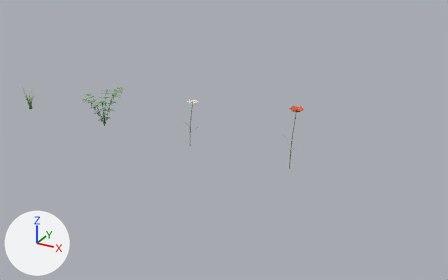
What one commit did to the glTF model src/assets/plants.glb.
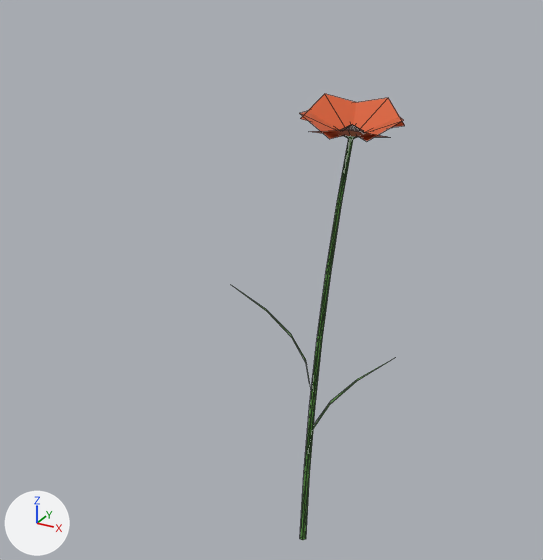
The first picture shows the older version from a 50 mm lens placed at (1.444, -1.339, 0.71), pointed at (0.696, 0.022, 0.029). The close-ups show the older and then the newer version on the part from 55% to 72% of the width and 33% to 61% of the height of that picture. Only the edits that show in the close-ups are written down. Arrows for +X, +Y and +Z are at lower left; the lights stay in place. The close-ups show mesh edges as thin lines. Vertices at exactly the same position are counted once.

Before the edit, the objects in view are built like this:
```python
me_poppy = bpy.data.meshes.new('poppy')
me_poppy.from_pydata(...)  # 83 vertices, 100 faces; spans x -0.026..0.03, y -0.018..0.018, z 0.0..0.169
me_poppy.materials.append(mat_plant)
ob_poppy = bpy.data.objects.new('poppy', me_poppy)
ob_poppy.location = (0.9, 0.0, 0.0)
```
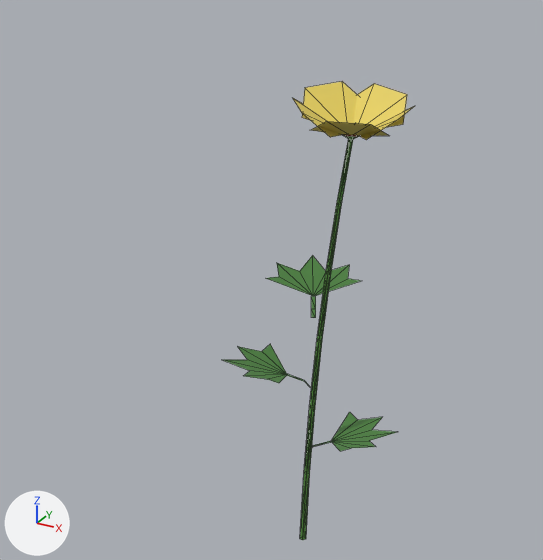
Boxes [x1, y1, x2, y2] around the edits, measured in the close-ups (543 x 560 px; the box of a moved part takes in the faces that stretch with it):
'poppy', reshaped (12% wider): before [237, 94, 405, 540]; after [224, 82, 413, 540]
part 1 of me_poppy, built on: before [237, 289, 391, 429]; after [224, 255, 397, 451]
part 2 of me_poppy, moved or reshaped: before [300, 94, 405, 141]; after [293, 82, 413, 140]
part 3 of me_poppy, recoloured: before [341, 124, 364, 137]; after [345, 135, 357, 137]

Patch to the scene script:
```diff
--- a/src/assets/plants.glb.py
+++ b/src/assets/plants.glb.py
@@ me_poppy @@
 # used by ob_poppy; location = (0.9, 0.0, 0.0)
-me_poppy.from_pydata(...)  # 83 vertices, 100 faces; spans x -0.026..0.03, y -0.018..0.018, z 0.0..0.169
+me_poppy.from_pydata(...)  # 118 vertices, 127 faces; spans x -0.029..0.031, y -0.024..0.029, z 0.0..0.172
+# me_poppy part 1
+# 18 vertices are removed from x -0.026..0.029, y -0.014..0.009, z 0.035..0.101
+# 14 faces are deleted
+# 48 vertices are added at x -0.029..0.031, y -0.024..0.029, z 0.035..0.099
+# 36 new faces join them
+# me_poppy part 2
+# 15 vertices are removed from x -0.007..0.03, y -0.018..0.018, z 0.164..0.169
+# 10 faces are deleted
+# 20 vertices are added at x -0.01..0.031, y -0.021..0.021, z 0.165..0.172
+# 15 new faces join them
+# me_poppy part 3: 8 kept faces spanning x 0.007..0.016, y -0.004..0.004, z 0.161..0.164 get new vertex colours; the middle colour goes from brown #37251f to dark red #7b2531
 me_poppy.materials.append(mat_plant)
```
